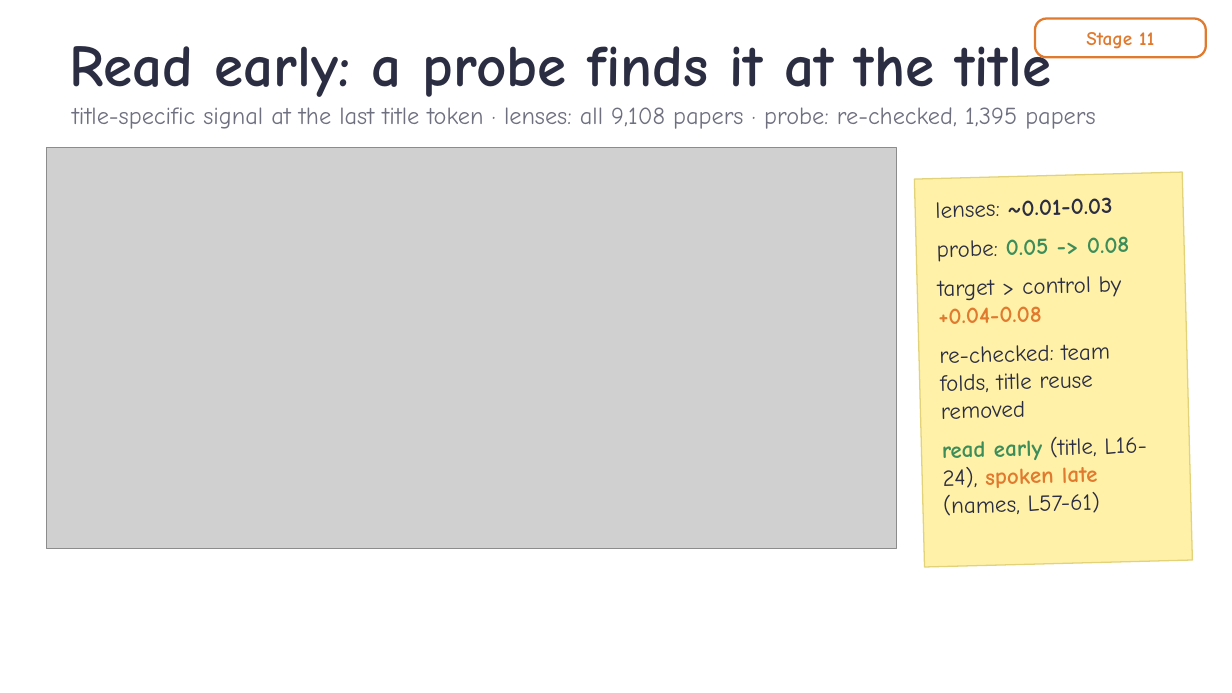
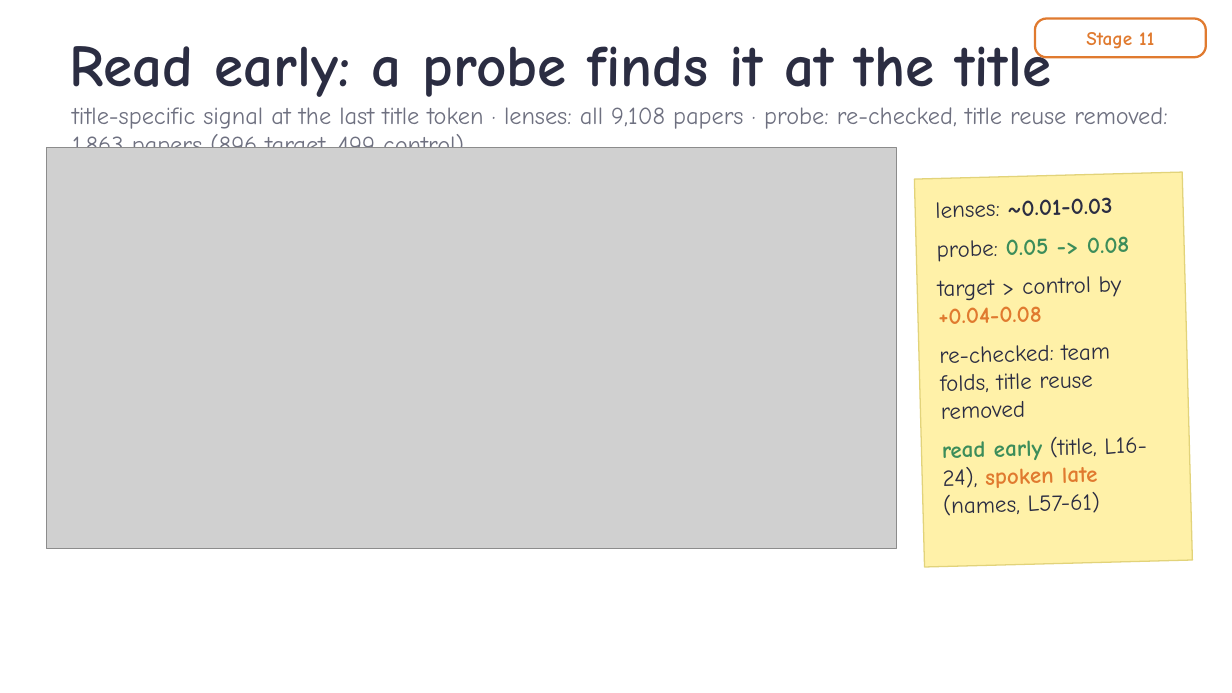
Before and after one commit to ZhiQ1/jlens-authorship-recall, a slide deck: slide 11 of experiment_files/351_stage10/reports/talk/Stage10_author_readout_talk.pptx. Drawn at 1232x693 pixels with LibreOffice and Linux fonts; fonts in the diff are those of the drawing; grey boxes stand for pictures; background and template pictures are left out. Boxes give left, top, right and bottom in pixels: in the first picture for what was removed or moved away, otherwise in the second. Text is boxed around its words. In the diff, an @@ line names an element or a change of style, - is before the commit and + after.

Commit message:
Unify re-checked probe sample counts (1,863 papers; 896 target, 499 control) in report and deck

```diff
--- a/experiment_files/351_stage10/reports/talk/Stage10_author_readout_talk.pptx
+++ b/experiment_files/351_stage10/reports/talk/Stage10_author_readout_talk.pptx
@@ text at bbox=[72, 107, 1167, 148]: text changed @@
-title-specific signal at the last title token · lenses: all 9,108 papers · probe: re-checked, 1,395 papers
+title-specific signal at the last title token · lenses: all 9,108 papers · probe: re-checked, title reuse removed: 1,863 papers (896 target, 499 control)
```
Also in this commit, not shown: 6 other files.
